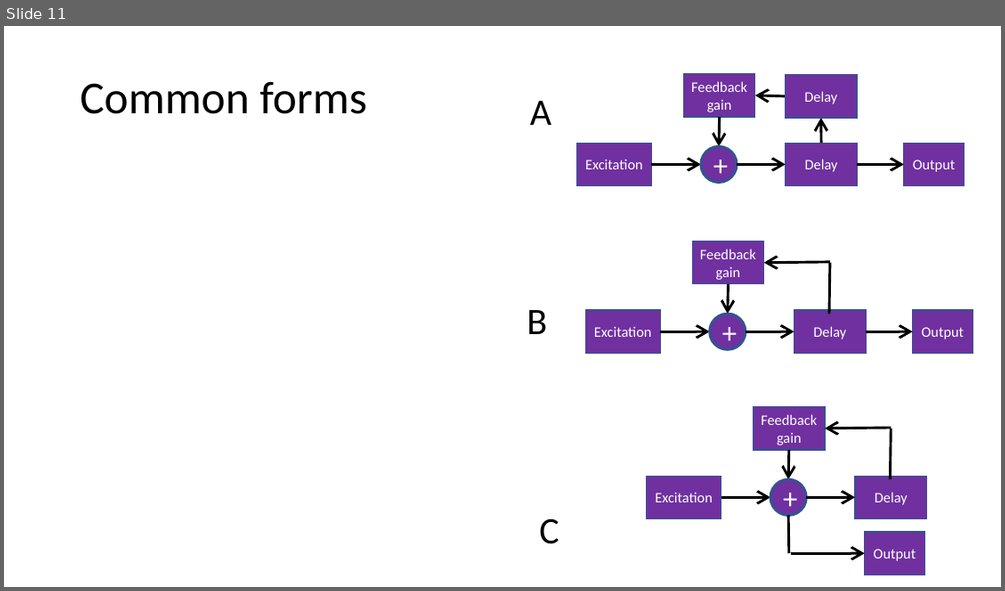
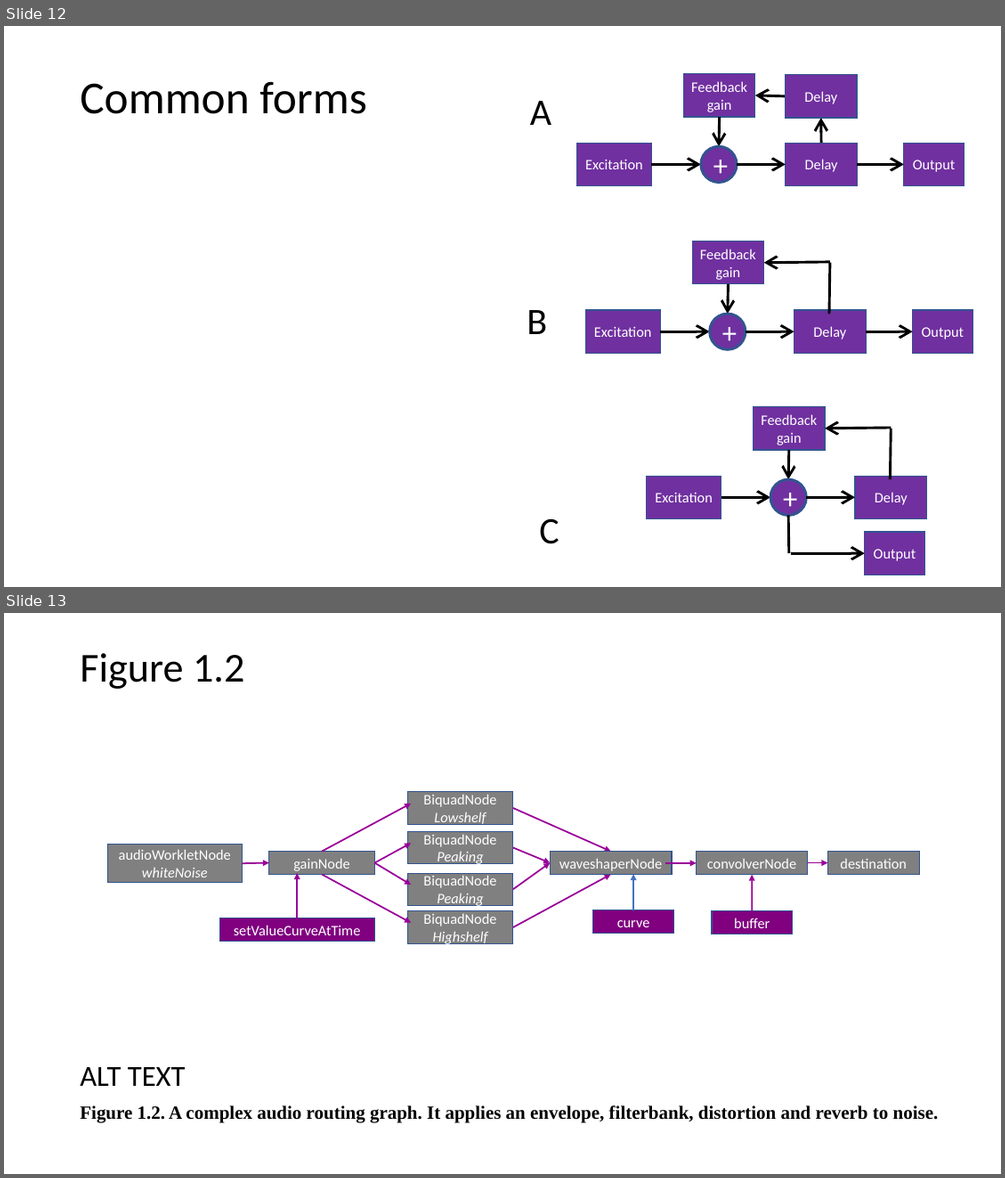
Before and after one commit to joshreiss/digital-waveguides-review, a slide deck: Figures and settings.pptx. Shown one above the other, each under a label of ours: slide 11 before the commit, slides 12 and 13 after it. The pictures are 1005x591 and 1005x1178 pixels, drawn with LibreOffice and Linux fonts; fonts in the diff are those of the drawing. Boxes give left, top, right and bottom in pixels: in the first picture for what was removed or moved away, otherwise in the second. Text is boxed around its words. In the diff, an @@ line names an element or a change of style, - is before the commit and + after.

```diff
--- a/Figures and settings.pptx
+++ b/Figures and settings.pptx
@@ slide 13 added at (4, 613, 1001, 1174), background #FFFFFF @@
@@ title added at (80, 653, 244, 689), 39.6 pt, text #000000 @@
+Figure 1.2
@@ rectangle added at (408, 792, 513, 824), fill #808080, outline #325491 1 pt, 14 pt, text #FFFFFF @@
+BiquadNode
+Lowshelf
@@ arrow added from (322, 852) to (411, 803), #990099 1.5 pt @@
@@ arrow added from (513, 808) to (611, 852), #990099 1.5 pt @@
@@ rectangle added at (108, 844, 243, 882), fill #808080, outline #325491 1 pt, 14 pt, text #FFFFFF @@
+audioWorkletNode
+whiteNoise
@@ rectangle added at (269, 852, 375, 875), fill #808080, outline #325491 1 pt, 14 pt, text #FFFFFF @@
+gainNode
@@ arrow added from (375, 863) to (411, 844), #990099 1.5 pt @@
@@ rectangle added at (408, 831, 513, 863), fill #808080, outline #325491 1 pt, 14 pt, text #FFFFFF @@
+BiquadNode
+Peaking
@@ arrow added from (513, 848) to (550, 863), #990099 1.5 pt @@
@@ rectangle added at (550, 852, 672, 875), fill #808080, outline #325491 1 pt, 14 pt, text #FFFFFF @@
+waveshaperNode
@@ rectangle added at (696, 852, 808, 875), fill #808080, outline #325491 1 pt, 14 pt, text #FFFFFF @@
+convolverNode
@@ rectangle added at (828, 852, 919, 875), fill #808080, outline #325491 1 pt, 14 pt, text #FFFFFF @@
+destination
@@ arrow added from (242, 863) to (269, 863), #990099 1.5 pt @@
@@ arrow added from (297, 918) to (297, 873), #990099 1.5 pt @@
@@ arrow added from (322, 874) to (411, 923), #990099 1.5 pt @@
@@ arrow added from (375, 863) to (411, 884), #990099 1.5 pt @@
@@ rectangle added at (408, 873, 513, 906), fill #808080, outline #325491 1 pt, 14 pt, text #FFFFFF @@
+BiquadNode
+Peaking
@@ arrow added from (513, 889) to (550, 863), #990099 1.5 pt @@
@@ arrow added from (513, 927) to (611, 874), #990099 1.5 pt @@
@@ arrow added from (633, 910) to (633, 874), #4472C4 1.5 pt @@
@@ arrow added from (665, 863) to (696, 863), #990099 1.5 pt @@
@@ arrow added from (752, 911) to (752, 875), #990099 1.5 pt @@
@@ arrow added from (801, 863) to (828, 863), #990099 1.5 pt @@
@@ rectangle added at (219, 918, 374, 941), fill #800080, outline #325491 1 pt, 14 pt, text #FFFFFF @@
+setValueCurveAtTime
@@ rectangle added at (408, 911, 513, 943), fill #808080, outline #325491 1 pt, 14 pt, text #FFFFFF @@
+BiquadNode
+Highshelf
@@ rectangle added at (593, 910, 674, 933), fill #800080, outline #325491 1 pt, 14 pt, text #FFFFFF @@
+curve
@@ rectangle added at (712, 911, 793, 934), fill #800080, outline #325491 1 pt, 14 pt, text #FFFFFF @@
+buffer
@@ text added at (80, 1067, 938, 1123), 18 pt, text #000000, bold @@
+ALT TEXT
+Figure 1.2. A complex audio routing graph. It applies an envelope, filterbank, distortion and reverb to noise.
@@ what was slide 11 is now slide 12 @@
```
Also in this commit, not shown: 1 slide changed, 7 other slides added, 21 other files.
